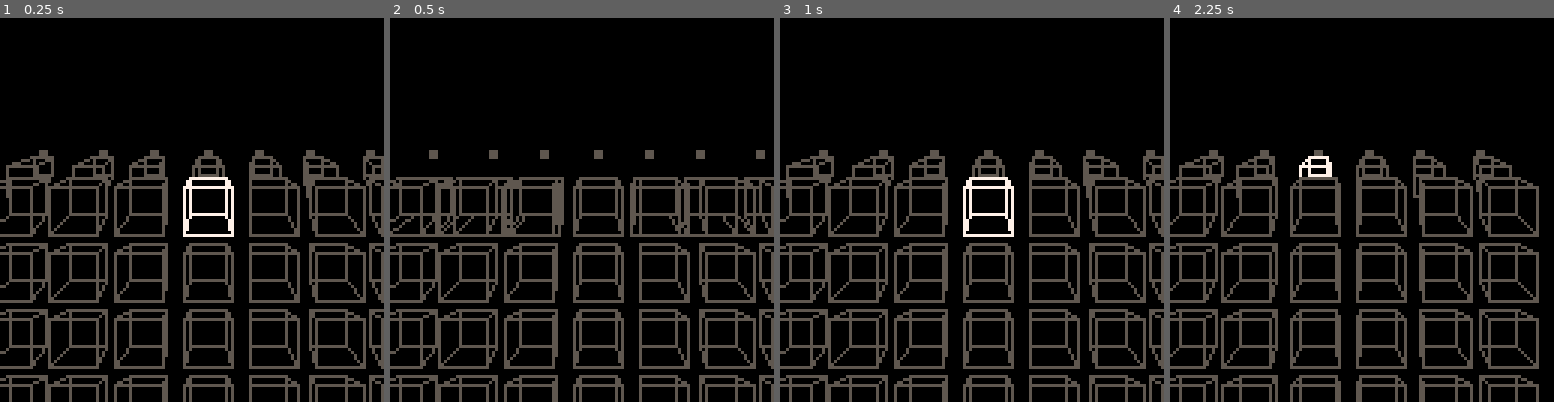
Above: before the commit, frames 1-4 (left to right).
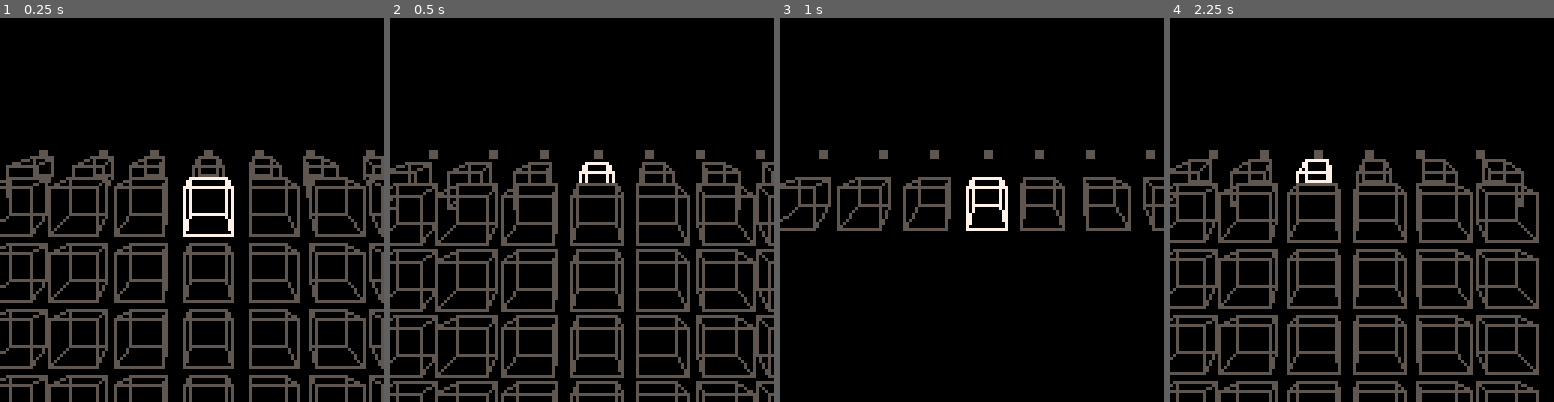
Above: after the commit, the same moments.

Repository: abemassry/dimensional-jump
Game: PICO-8 cartridge 3d_2.p8
Same seed, same stepped clock (60 frames per second), same inputs: the game is played once before the commit and once after it.
Inputs:
- Up to frame 1 (0.25 s): no input
- Up to frame 2 (0.5 s): tap X (X key) at 0.33 s
- Up to frame 3 (1 s): tap O (Z key) at 0.7 s
- Up to frame 4 (2.25 s): tap X (X key) at 1.07, 1.85 s; hold Right 1.6-2.1 s; tap O (Z key) at 1.7, 2.1 s; hold Up from 2.15 s (still down)

Frame 1 is identical in both runs. In frame 2, 23% of the frame differs, in the area x 0-100%, y 37-100%; in frame 3, 19%; in frame 4, 23%, in the area x 0-97%, y 35-100%.

Commit message:
working on front row

Diff:
--- a/3d_2.p8
+++ b/3d_2.p8
@@ -132,7 +132,7 @@
 	if (jumppress == true) then
 		current = -10
 		if (startanim > 5) then
-			jumpanim -= 2.5
+			jumpanim -= 3.75
 		end
 	end
 
@@ -168,49 +168,58 @@
 		if (jumpanim == 0) then
 			ydiff = -10 + (i * 20) - (level*4)
 			blocksize = 8
-			zdiff = 3 -- + (jumpanim * .2)
+			zdiff = 3
+			ja5 = 0
+			ja5n = 0
+			ja2 = 0
+			ja2n = 0
 		else
-			ydiff = - (level*4)
-			blocksize = 8
-			zdiff = 0 -- + (jumpanim * .2)
+			ydiff = - 10 + (i * 20) - (level*4) - (jumpanim * .2)
+			blocksize = 8 - (jumpanim *.02)
+			zdiff = 3  + (jumpanim * .02)
+			ja5 = 5 + (jumpanim *.06)
+			ja5n = -5 - (jumpanim *.06)
+			ja2 = 2 + (jumpanim *.06)
+			ja2n = -2 - (jumpanim *.06)
 		end
 		depth = 5
-		if (level > 0) ydiff = ydiff + 5
-		if (level >= 3) ydiff = ydiff + 6
+		if (level > 0) ydiff = ydiff + 5 + (jumpanim * .2)
+		if (level >= 3) ydiff = ydiff + 6 + (jumpanim * .2)
 		c = 5
 		if (prevcurrent == 3 and jumppress == true and level == 0) c = 7
-		setup_block(xcpos+64+55,64+ydiff,zdiff,depth,12+xnudge,u,c,blocksize)
+		setup_block(ja5+xcpos+64+55,64+ydiff,zdiff,depth,12+xnudge,u,c,blocksize)
 		c = 5
 		if (prevcurrent == 2 and jumppress == true and level == 0) c = 7
-		setup_block(xcpos+64+35,64+ydiff,zdiff,depth,10+xnudge,u,c,blocksize)
+		setup_block(ja5+xcpos+64+35,64+ydiff,zdiff,depth,10+xnudge,u,c,blocksize)
 		c = 5
 		if (prevcurrent == 1 and jumppress == true and level == 0) c = 7
-		setup_block(xcpos+64+18,64+ydiff,zdiff,depth,8+xnudge,u,c,blocksize)
+		setup_block(ja2+xcpos+64+18,64+ydiff,zdiff,depth,8+xnudge,u,c,blocksize)
 		c = 5
 		if (prevcurrent == 0 and jumppress == true and level == 0) c = 7
 		setup_block(xcpos+64,64+ydiff,zdiff,depth,7+xnudge,u,c,blocksize)
 		c = 5
 		if (prevcurrent == -1 and jumppress == true and level == 0) c = 7
-		setup_block(xcpos+64-18,64+ydiff,zdiff,depth,4+xnudge,u,c,blocksize)
+		setup_block(ja2n+xcpos+64-18,64+ydiff,zdiff,depth,4+xnudge,u,c,blocksize)
 		c = 5
 		if (prevcurrent == -2 and jumppress == true and level == 0) c = 7
-		setup_block(xcpos+64-35,64+ydiff,zdiff,depth,2+xnudge,u,c,blocksize)
+		setup_block(ja5n+xcpos+64-35,64+ydiff,zdiff,depth,2+xnudge,u,c,blocksize)
 		c = 5
 		if (prevcurrent == -3 and jumppress == true and level == 0) c = 7
-		setup_block(xcpos+64-55,64+ydiff,zdiff,depth,0+xnudge,u,c,blocksize)
+		setup_block(ja5n+xcpos+64-55,64+ydiff,zdiff,depth,0+xnudge,u,c,blocksize)
 	end
 	for j=0,3 do
-		if (jumpanim < -20) then
+		if (jumpanim < -40) then
 			break
 		end
 		i= (jumpanim * .5)
-		if (jumpanim != 0) then
+		if (jumpanim == 0) then
 			blocksize = 8
+			ydiff = j*22 - (level*4)
 		else
-			blocksize = 8
+			ydiff = j*22 - (level*4) - (jumpanim * .2)
+			blocksize = 8 - (jumpanim * .02)
 		end
 		i = 0
-		ydiff = j*22 - (level*4)
 		depth = 5
 		c = 5
 		if (j == level) u = -(j-0.5)
